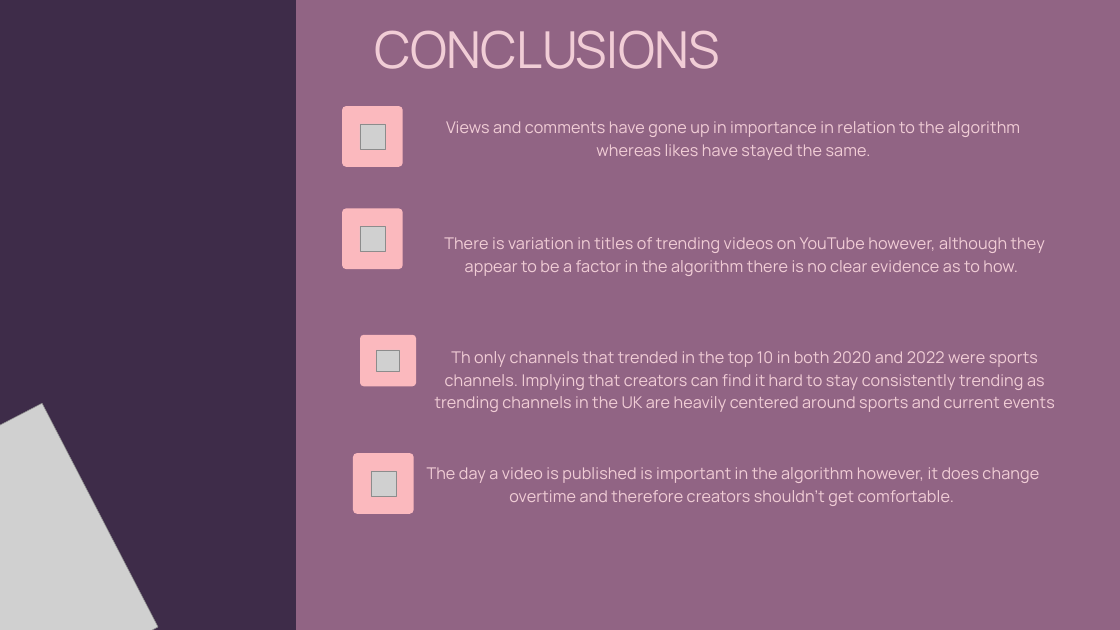
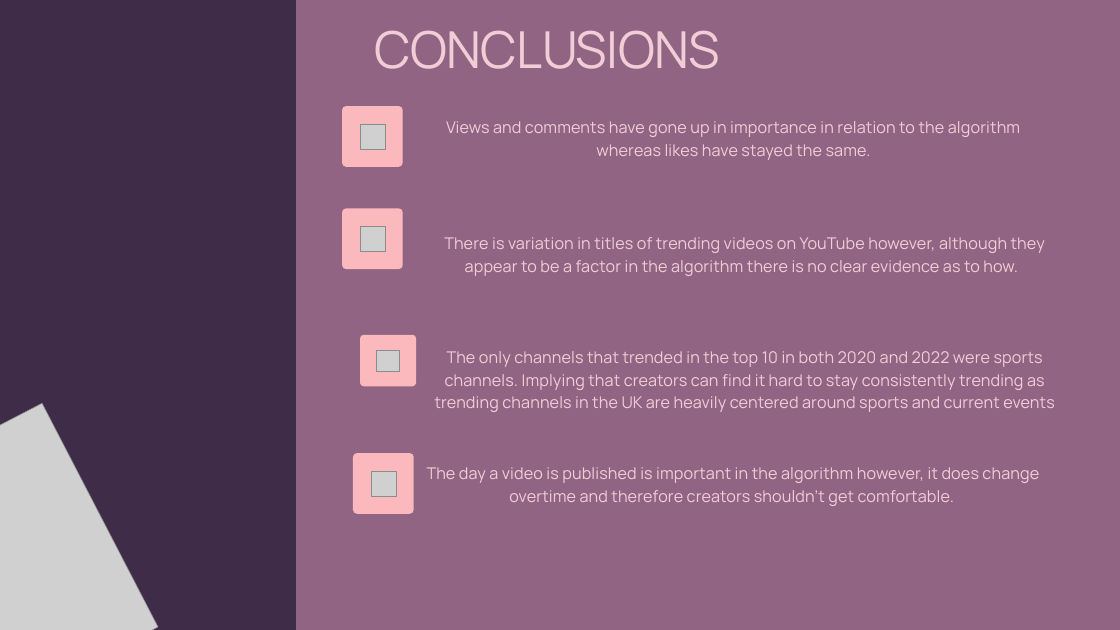
Before and after one commit to charlotte-la/project-1-final, a slide deck: slide 22 of How has the trending algorithm changed on YouTube between September 2020 and September 2022.pptx. Drawn at 1120x630 pixels with LibreOffice and Linux fonts; fonts in the diff are those of the drawing; grey boxes stand for pictures. Boxes give left, top, right and bottom in pixels: in the first picture for what was removed or moved away, otherwise in the second. Text is boxed around its words. In the diff, an @@ line names an element or a change of style, - is before the commit and + after.

```diff
--- a/How has the trending algorithm changed on YouTube between September 2020 and September 2022.pptx
+++ b/How has the trending algorithm changed on YouTube between September 2020 and September 2022.pptx
@@ text at (435, 351, 1054, 412): text changed @@
-Th only channels that trended in the top 10 in both 2020 and 2022 were sports channels. Implying that creators can find it hard to stay consistently trending as trending channels in the UK are heavily centered around sports and current events
+The only channels that trended in the top 10 in both 2020 and 2022 were sports channels. Implying that creators can find it hard to stay consistently trending as trending channels in the UK are heavily centered around sports and current events
```
Also in this commit, not shown: 2 other slides changed.
